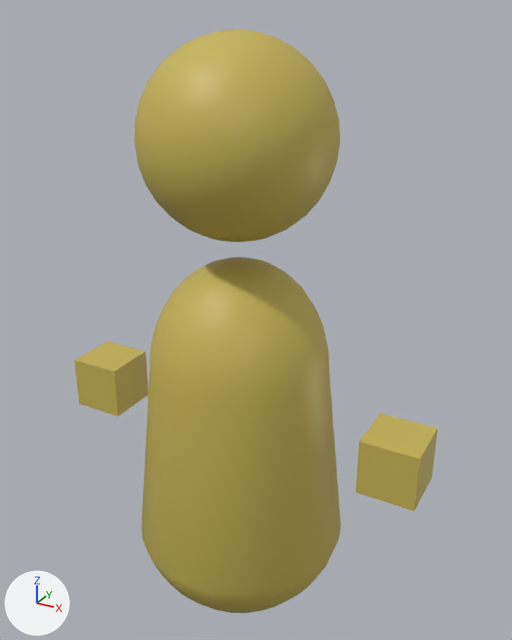
Two versions of the Blender file Assets/Art/Models/Unit/Humanoid Base.blend, one commit apart.
The view is the same before and after, from a camera (50 mm lens) standing at (2.86, -4.89, 5.44) and looking at (0.07, 0.17, 2.91). Lighting does not change. The marker at lower left points along +X, +Y and +Z.

Objects in the first picture: 'Base', 'Left Hand', 'Right Hand'.
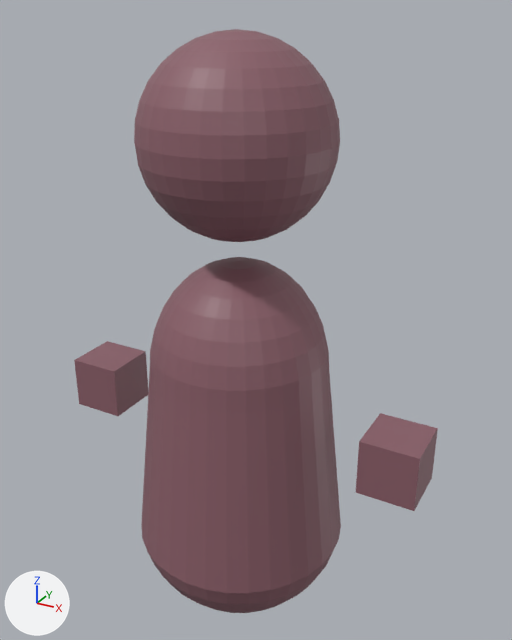
Where the change shows, as pixel boxes [x1, y1, x2, y2] in the pictures (512 x 640 px):
```json
{"object": "Base", "change": "surface changed", "before": [134, 29, 341, 613], "after": [134, 29, 341, 613], "on screen": "yellow to brown"}
{"object": "Left Hand", "change": "surface changed", "before": [356, 413, 438, 511], "after": [356, 413, 438, 511], "on screen": "yellow to brown"}
{"object": "Right Hand", "change": "surface changed", "before": [74, 341, 149, 416], "after": [74, 341, 149, 416], "on screen": "yellow to brown"}
```

Edits to the scene script, one JSON object a line:
```json
{"op": "add", "block": "img_colorpalette_png", "code": ["img_colorpalette_png = load_image('ColorPalette.png', '../../../ColorPalette.png', 9, 10, 'sRGB')"]}
{"op": "set", "path": "mat_material.texture", "old": "img_palette_png", "new": "img_colorpalette_png"}
{"block": "me_base", "where": "me_base.from_pydata(...)  # 964 vertices, 1024 faces; spans x -0.98..0.98, y -0.98..0.98, z 0.0..5.3"}
{"block": "me_base", "where": "# used by ob_base; location = (0.0, 0.0, 0.0)"}
{"block": "me_base", "change": "me_base part 1: texture (UV) coordinates of 1024 of 1024 faces, centred in x -0.94..0.94, y -0.94..0.94, z 0.01..5.29, changed; they spanned u 0.63..0.63, v 0.13..0.13 and now span u 0.61..0.61, v 0.65..0.65"}
{"block": "me_right_hand", "where": "me_right_hand.from_pydata(...)  # 8 vertices, 6 faces; spans x -0.25..0.25, y -0.25..0.25, z -0.25..0.25"}
{"block": "me_right_hand", "where": "# used by ob_right_hand; parent = ob_base; location = (-1.5, 0.0, 2.0)"}
{"block": "me_right_hand", "change": "me_right_hand part 2: texture (UV) coordinates of 6 of 6 faces, centred in x -0.25..0.25, y -0.25..0.25, z -0.25..0.25, changed; they spanned u 0.66..0.66, v 0.14..0.14 and now span u 0.61..0.61, v 0.66..0.66"}
{"block": "me_left_hand", "where": "me_left_hand.from_pydata(...)  # 8 vertices, 6 faces; spans x -0.25..0.25, y -0.25..0.25, z -0.25..0.25"}
{"block": "me_left_hand", "where": "# used by ob_left_hand; parent = ob_base; location = (1.5, 0.0, 2.0)"}
{"block": "me_left_hand", "change": "me_left_hand part 3: texture (UV) coordinates of 6 of 6 faces, centred in x -0.25..0.25, y -0.25..0.25, z -0.25..0.25, changed; they spanned u 0.66..0.66, v 0.13..0.13 and now span u 0.63..0.63, v 0.63..0.63"}
```
